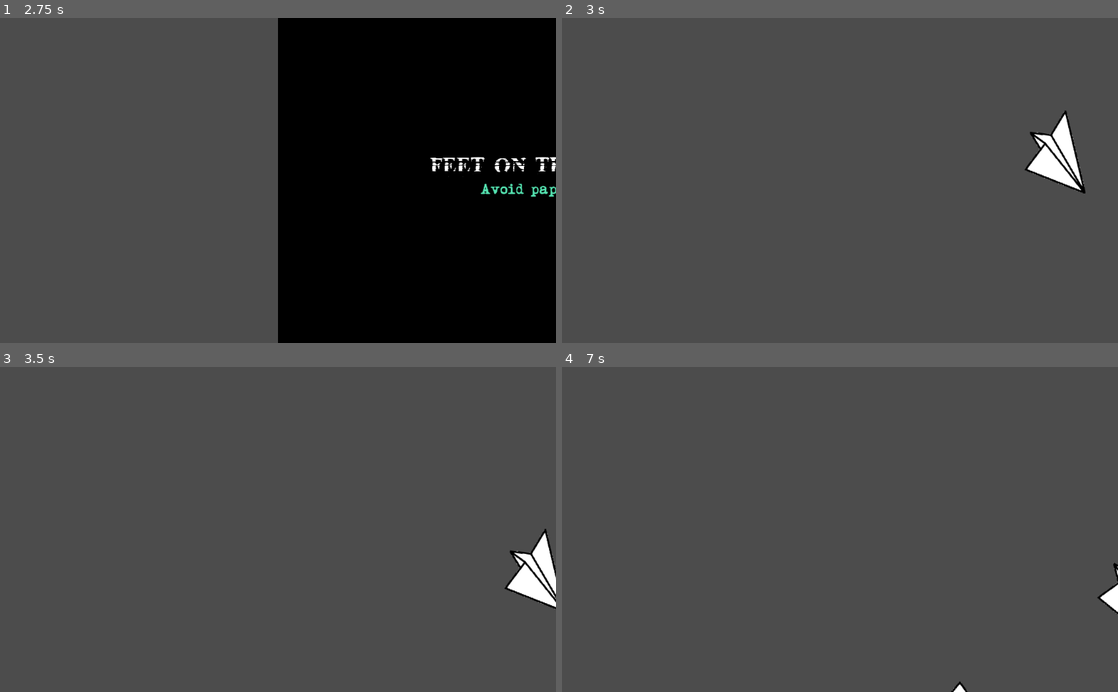
Above: before the commit, frames 1-4 (two rows, left to right).
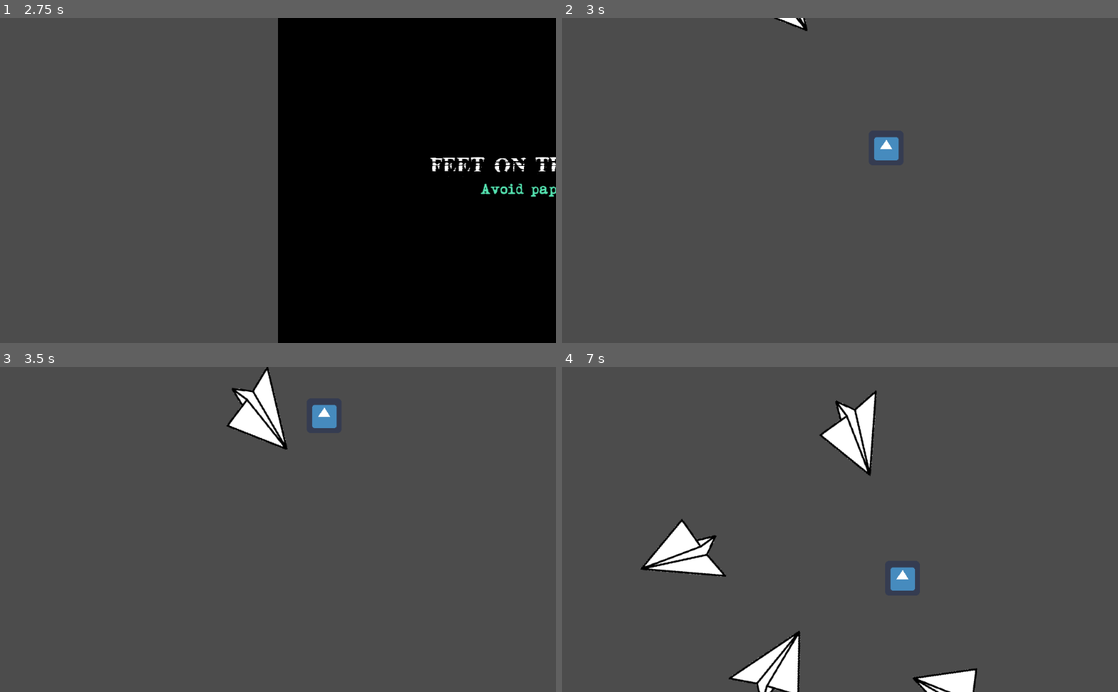
Above: after the commit, the same moments.

Repository: remmarcoux/prism
Game: Godot game, scene res://Microgames/Dodge/DodgeContainer.tscn
Same seed, same stepped clock (60 frames per second), same inputs: the game is played once before the commit and once after it. The project has no main scene, so this scene is started directly. The engine's default icon, where the game draws it, is replaced by a stand-in: a white triangle on a blue panel in a dark square.
Inputs (mouse positions are in pixels of both pictures, inside the frame that each line leads up to):
- Up to frame 1 (2.75 s): tap Enter (ui_accept) at 0.5, 0.77, 1.25, 1.52, 2 s; move the mouse to (400, 164) at 0.52 s; hold Right (ui_right) 0.53-1.28 s; click (400, 164) at 0.67 s; move the mouse to (166, 196) at 1.27 s; hold Down (ui_down) 1.28-2.03 s; move the mouse to (333, 109) at 2.02 s; hold Right (ui_right) from 2.03 s (still down)
- Up to frame 2 (3 s): move the mouse to (812, 245) at 2.77 s; release Right (ui_right) at 2.78 s; hold Up (ui_up) from 2.78 s (still down); click (812, 245) at 2.92 s
- Up to frame 3 (3.5 s): keep holding Up (ui_up); tap Enter (ui_accept) at 3.02 s
- Up to frame 4 (7 s): move the mouse to (1006, 578) at 3.52 s; release Up (ui_up) at 3.53 s; hold Left (ui_left) 3.53-5.03 s; tap Enter (ui_accept) at 3.77, 4.52, 6.02, 6.77 s; move the mouse to (673, 480) at 4.27 s; move the mouse to (867, 529) at 5.02 s; hold Down (ui_down) 5.03-5.78 s; click (867, 529) at 5.17 s; move the mouse to (756, 448) at 5.77 s; hold Right (ui_right) 5.78-6.53 s; move the mouse to (962, 513) at 6.52 s; hold Up (ui_up) from 6.53 s (still down)

Frame 1 is identical in both runs. In frame 2, 1.8% of the frame differs, in the area x 38-95%, y 0-55%; in frame 3, 2.9%; in frame 4, 5.1%, in the area x 14-100%, y 7-100%.

Commit message:
Fix dodge microgame position in container

Diff:
--- a/Microgames/Dodge/DodgeContainer.tscn
+++ b/Microgames/Dodge/DodgeContainer.tscn
@@ -7,6 +7,12 @@
 game_title = "FEET ON THE GROUND"
 game_rules = "Avoid paper planes"
 
+[node name="GameContainer" parent="." index="0"]
+margin_left = -512.0
+margin_top = -300.0
+margin_right = -512.0
+margin_bottom = -300.0
+
 [node name="Dodge" parent="GameContainer" index="0" instance=ExtResource( 2 )]
 [connection signal="game_lost" from="GameContainer/Dodge" to="." method="fail_game"]
 [connection signal="game_won" from="GameContainer/Dodge" to="." method="complete_game"]
